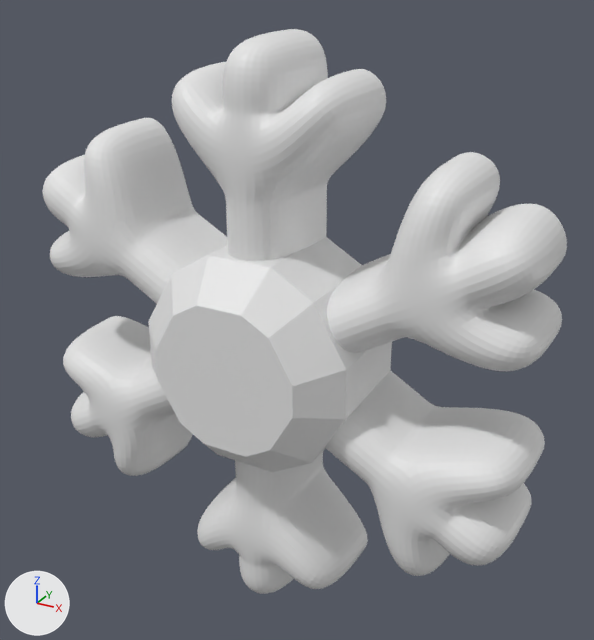
The glTF model christmas/model/snow.glb, before and after one commit.
One viewpoint serves both versions: a 50 mm lens placed at (-552.4, 99.76, -836.5), pointed at (-562.67, 118.44, -845.84). Every picture has the same lights, and +X, +Y and +Z are marked at lower left. The older version comes first. Where no turn or scale is listed for an object, it has been applied to the vertices. Vertices at exactly the same position are counted once.
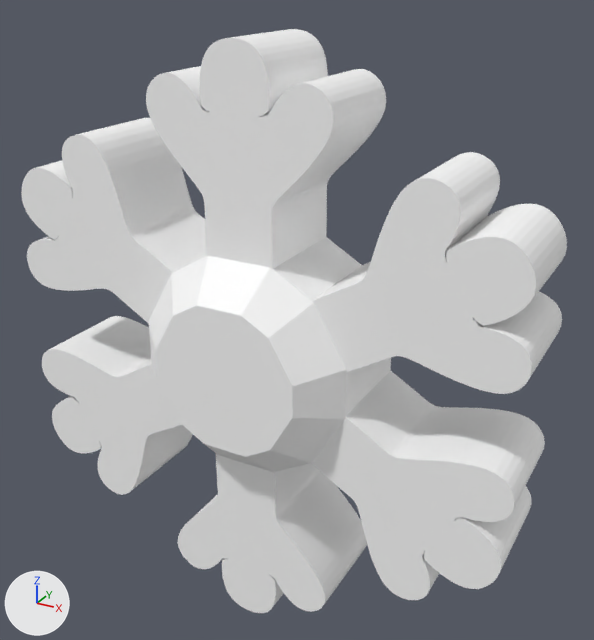
Where the change shows, as pixel boxes [x1, y1, x2, y2] in the pictures (594 x 640 px; the box of a moved part takes in the faces that stretch with it):
```json
{"object": "Circle.019", "change": "reshaped", "before": [43, 29, 567, 594], "after": [21, 29, 567, 613]}
{"object": "Circle.018", "change": "recoloured", "before": [148, 237, 391, 472], "after": [148, 237, 391, 472]}
{"part": 1, "of": "me_circle_010", "change": "moved or reshaped", "before": [43, 33, 556, 594], "after": [21, 32, 556, 613]}
{"part": 2, "of": "me_circle_010", "change": "recoloured", "before": [43, 29, 567, 594], "after": [21, 29, 567, 613]}
```

Edits to the scene script, one JSON object a line:
```json
{"op": "add", "block": "mat_material", "code": ["mat_material = principled_material('Material')", "mat_material.base_color = (1.0, 1.0, 1.0)  # white #ffffff"]}
{"block": "me_circle_009", "where": "me_circle_009.from_pydata(...)  # 36 vertices, 68 faces; spans x -3.13..3.13, y -2.5..1.5, z -3.07..3.07"}
{"op": "add", "block": "me_circle_009", "code": "me_circle_009.materials.append(mat_material)  # white #ffffff"}
{"block": "me_circle_010", "where": "me_circle_010.from_pydata(...)  # 11532 vertices, 23040 faces; spans x -7.7..7.7, y -1.9..1.1, z -8.5..8.5"}
{"block": "me_circle_010", "where": "# used by ob_circle_019; location = (-563.38, 118.51, -846.71)"}
{"block": "me_circle_010", "change": "me_circle_010 part 1: 5748 of 11532 vertices moved; they spanned x -7.6..7.6, y -1.8..-0.3, z -8.5..8.5 and now span x -7.7..7.7, y -1.9..-0.4, z -8.5..8.5; mean shift (0.0, -0.3, 0.0); largest move (-2.4, -1.1, 6.6) -> (-2.6, -1.9, 6.7)"}
{"block": "me_circle_010", "change": "me_circle_010 part 2: 22968 faces spanning x -7.7..7.7, y -1.9..1.1, z -8.5..8.5 switch from no material to mat_material (white #ffffff)"}
```
